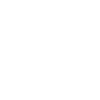
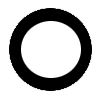
Layer changes from the first (100, 100) image to the second:
added layer "új f kör" above "új kör" over [9, 8, 92, 91]
hid "új kör" over [9, 8, 92, 91]
